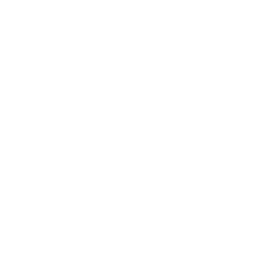
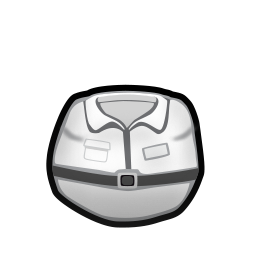
Revision of a layered 256x256 image; what changed, layer by layer:
showed group "South" (8 layers) over bbox(46, 84, 205, 228)
painted on "shadow" (1st of 2, in "South" › "Base") over bbox(46, 84, 205, 228)
painted on "grad" (1st of 2, in "South" › "Base") over bbox(46, 84, 205, 228)
added layer "Janitor_Coveralls_Fat_south" (2nd of 2, in "South" › "Base") in group "Base" over bbox(46, 84, 205, 228)
